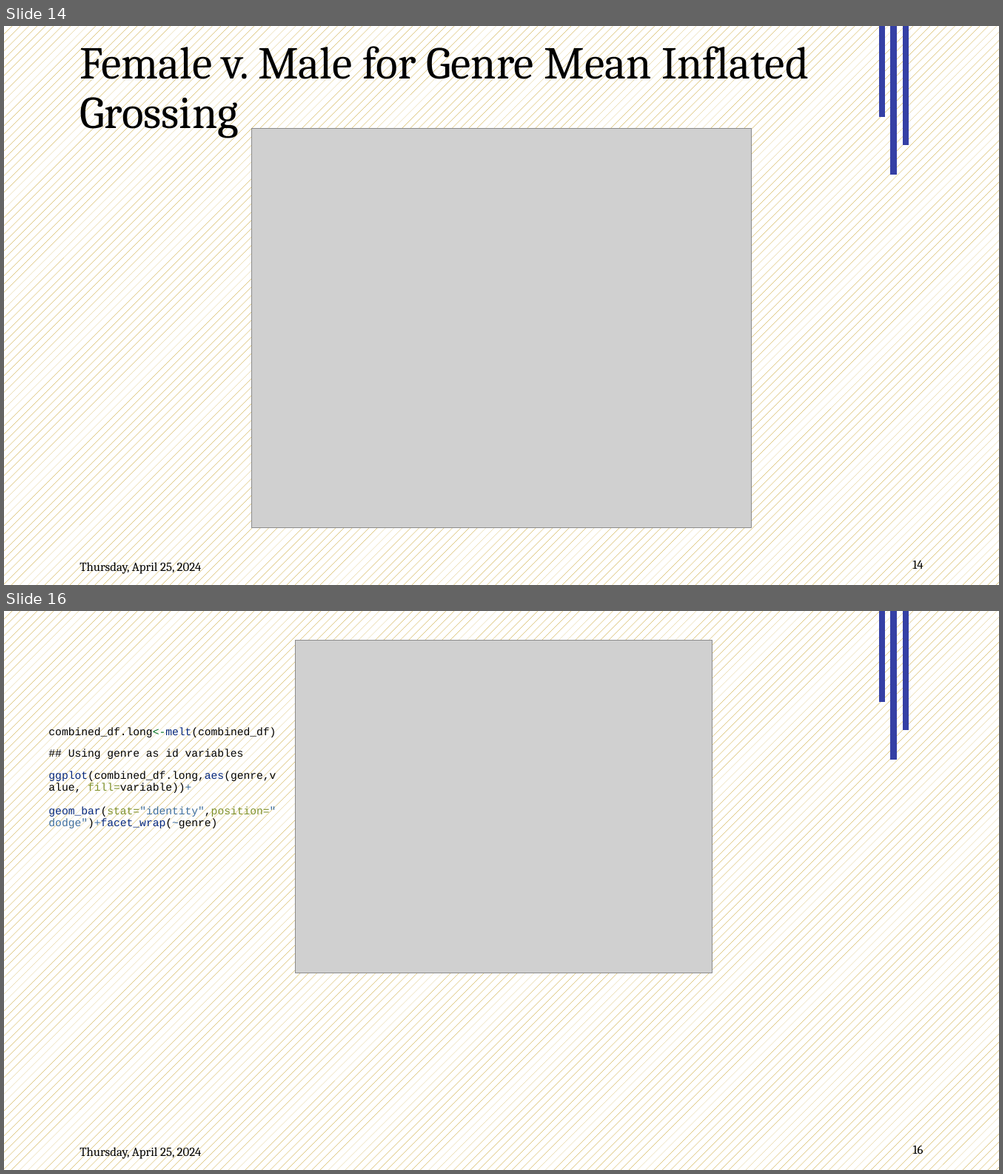
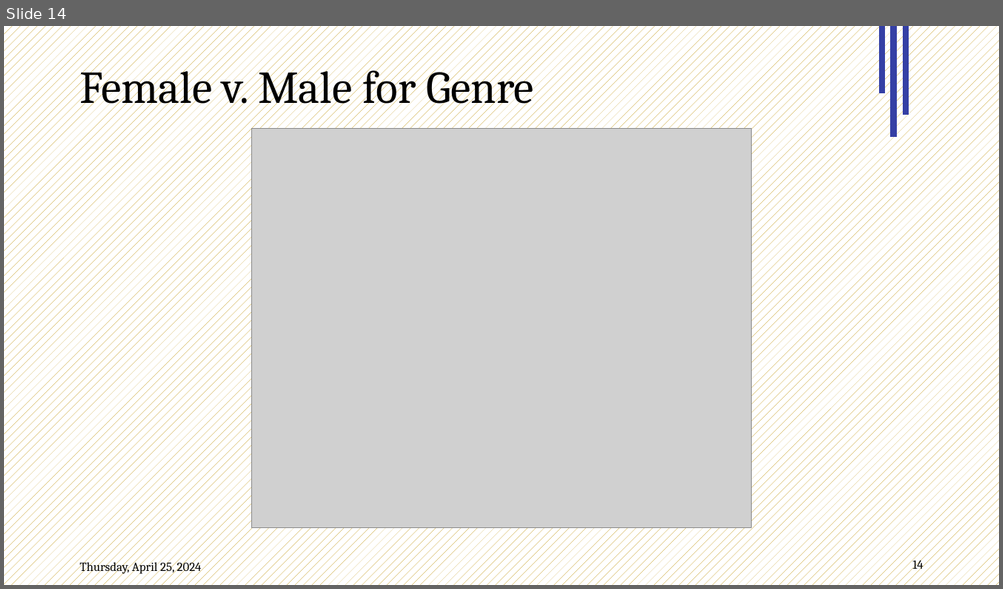
Before and after one commit to Data2401/final-project-fall-2024-classic-films, a slide deck: Slides.pptx. Shown one above the other, each under a label of ours: slides 14 and 16 before the commit, slide 14 after it; the slides between them are not shown. The pictures are 1003x1174 and 1003x589 pixels, drawn with LibreOffice and Linux fonts; fonts in the diff are those of the drawing; grey boxes stand for pictures; background and template pictures are left out. Boxes give left, top, right and bottom in pixels: in the first picture for what was removed or moved away, otherwise in the second. Text is boxed around its words. In the diff, an @@ line names an element or a change of style, - is before the commit and + after.

```diff
--- a/Slides.pptx
+++ b/Slides.pptx
@@ slide 16 removed at <box>4,611,999,1170</box>, background pattern #BF9000 on #FFFFFF; not listed: 5 template elements that a slide beside it also shows @@
@@ picture removed at <box>295,640,711,974</box> @@
@@ text removed at <box>48,727,276,830</box> @@
-combined_df.long<-melt(combined_df)
-## Using genre as id variables
-ggplot(combined_df.long,aes(genre,value, fill=variable))+
-geom_bar(stat="identity",position="dodge")+facet_wrap(~genre)
@@ slide 14 changed as well @@
@@ line moved from (893, 175) - (893, 26) to (882, 94) - (882, 26) @@
@@ line moved from (906, 145) - (906, 26) to (893, 137) - (893, 26) @@
@@ line moved from (882, 117) - (882, 26) to (906, 115) - (906, 26) @@
@@ title at <box>79,62,533,113</box>: text changed @@
-Female v. Male for Genre Mean Inflated Grossing
+Female v. Male for Genre
```
Also in this commit, not shown: 13 other slides changed, 2 slides added, 2 other slides removed, 2 other files.
